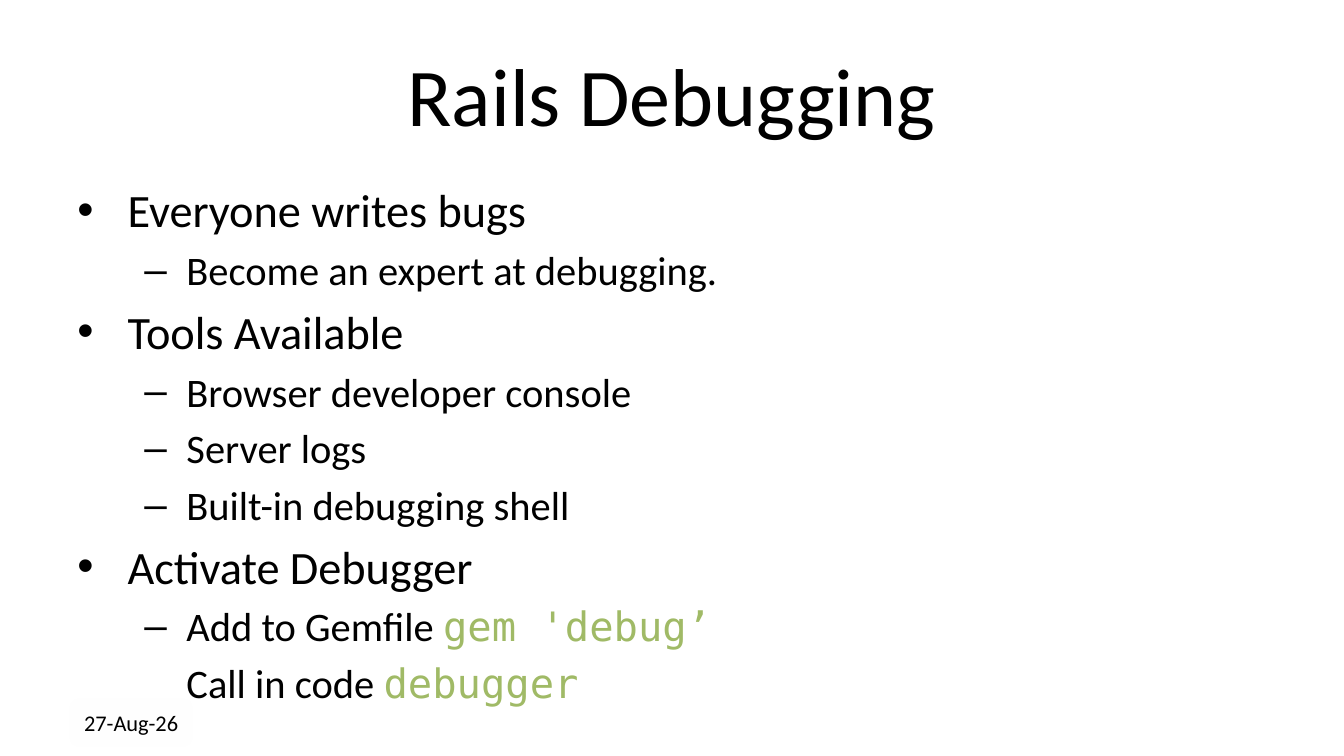
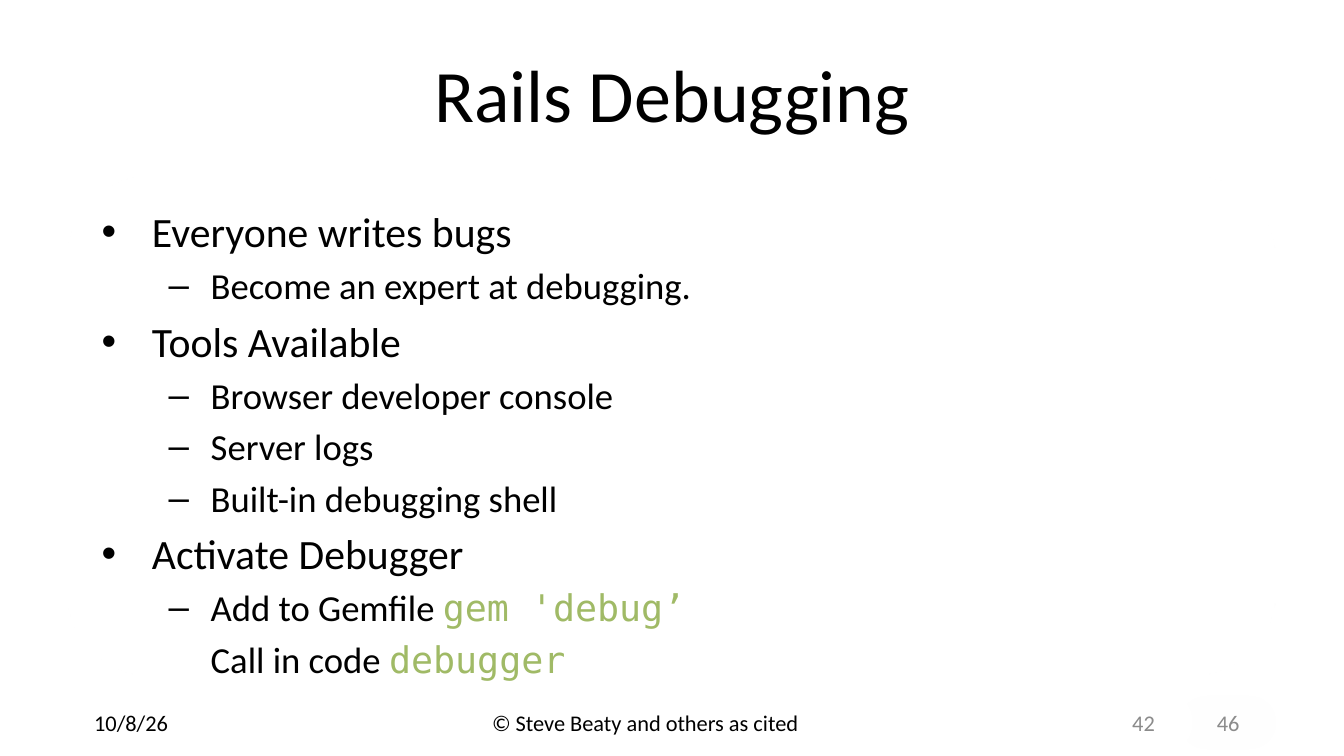
Before and after one commit to drb80/WebAppDev, a slide deck: slide 42 of Slides/Chapter02.pptx. Drawn at 1344x756 pixels with LibreOffice and Linux fonts; fonts in the diff are those of the drawing; background and template pictures are left out. Boxes give left, top, right and bottom in pixels: in the first picture for what was removed or moved away, otherwise in the second. Text is boxed around its words. In the diff, an @@ line names an element or a change of style, - is before the commit and + after.

```diff
--- a/Slides/Chapter02.pptx
+++ b/Slides/Chapter02.pptx
@@ title "Rails Debugging" at <box>434,70,909,135</box>: size 58.7 to 52.8 pt @@
@@ text "Everyone writes bugs" at <box>152,218,691,681</box>: size 33.1 to 29.9 pt in "Everyone writes bugs", "Tools Available", "Activate Debugger"; size 28.9 to 26.1 pt in "Become an expert at debugging.", "Browser developer console", "Server logs", "Built-in debugging shell" and 2 more places @@
@@ text removed at <box>84,716,178,735</box> @@
-27-Aug-26
@@ text added at <box>94,715,168,732</box>, 16 pt, text #000000 @@
+10/8/26
@@ text added at <box>516,715,798,735</box>, 16 pt, text #000000 @@
+© Steve Beaty and others as cited
@@ page number added at <box>1132,716,1155,731</box>, 16 pt, text #8C8C8C @@
+42
@@ text added at <box>1217,716,1240,731</box>, 16 pt, text #8C8C8C @@
+46
```
Also in this commit, not shown: 39 other slides changed, 6 slides added, 6 slides removed, 8 other files.
